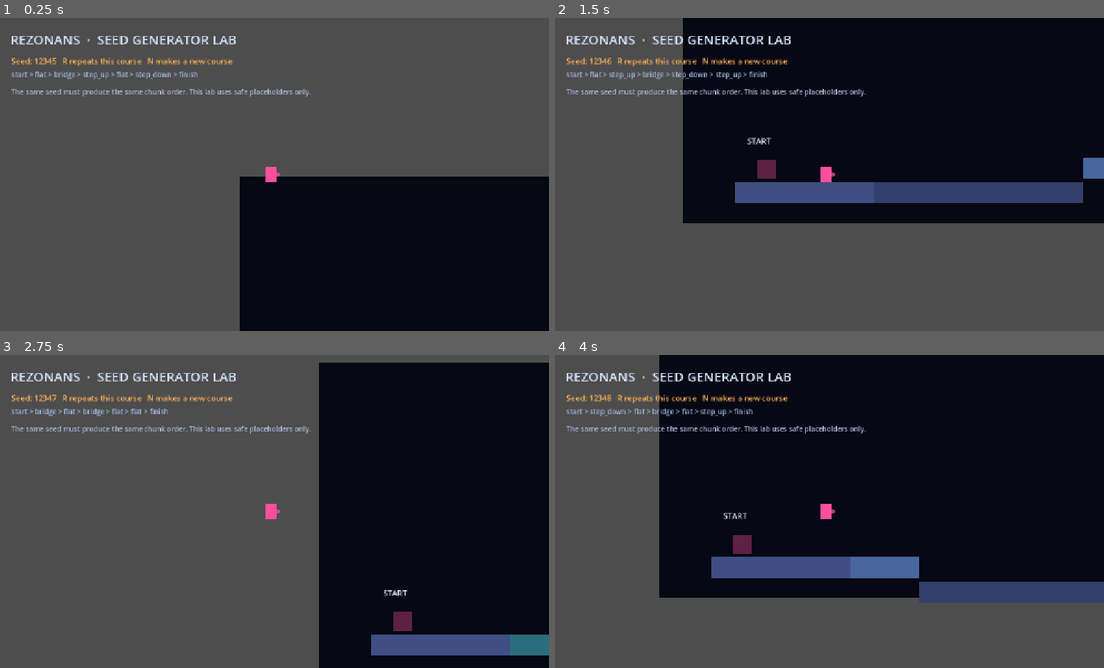
Above: before the commit, frames 1-4 (two rows, left to right).
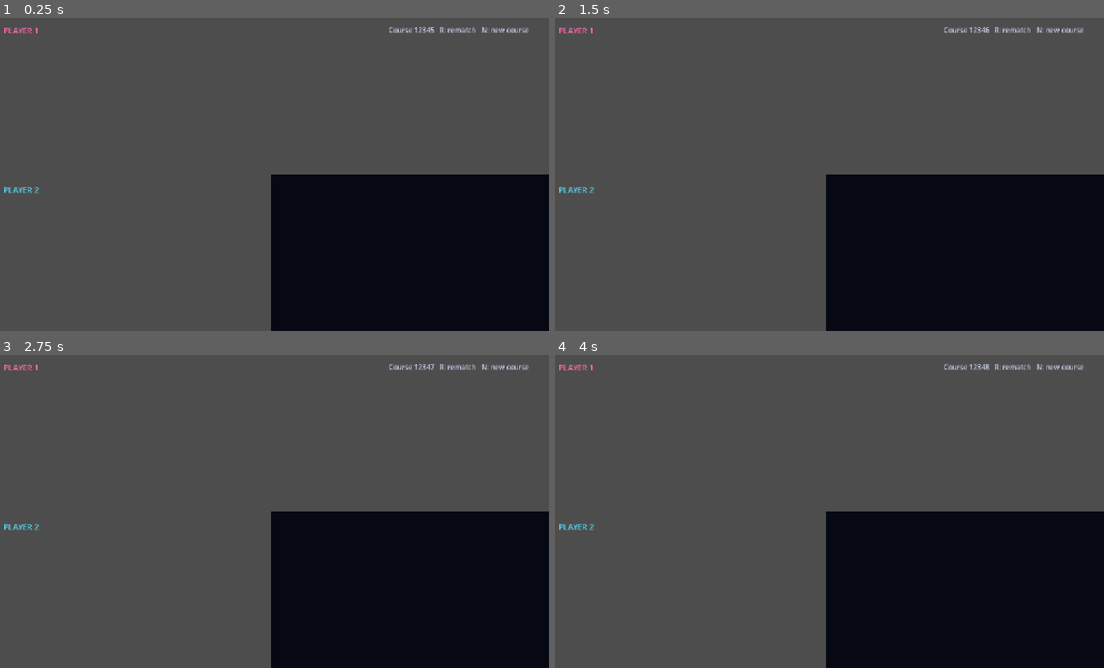
Above: after the commit, the same moments.

Repository: ketr4x/Haven
Game: Godot game, scene res://scenes/game/race.tscn
Same seed, same stepped clock (60 frames per second), same inputs: the game is played once before the commit and once after it. Before the commit the project starts from res://scenes/game/generator_lab.tscn.
Inputs:
- Up to frame 1 (0.25 s): no input
- Up to frame 2 (1.5 s): hold N (new_seed) 0.53-1.28 s; hold D (p1_right) from 0.53 s (still down); tap W (p1_jump) at 0.77, 1.07 s; tap S (p1_shout) at 0.8, 1.35 s
- Up to frame 3 (2.75 s): tap W (p1_jump) at 1.52, 1.55, 1.82, 2.1 s; release D (p1_right) at 2.03 s; hold A (p1_left) from 2.03 s (still down); hold N (new_seed) from 2.03 s (still down)
- Up to frame 4 (4 s): release A (p1_left) at 2.78 s; release N (new_seed) at 2.78 s; hold D (p1_right) from 2.78 s (still down); tap N (new_seed) at 2.85 s; tap W (p1_jump) at 3.02, 3.32, 3.77, 3.8 s; tap S (p1_shout) at 3.05, 3.6 s

The runs differ from the first frame. In frame 1, 5.5% of the frame differs, in the area x 0-100%, y 2-100%; in frame 2, 64%, in the area x 0-100%, y 0-100%; in frame 3, 29%; in frame 4, 64%.

Commit message:
Add local split-screen race shell

Diff:
--- a/project.godot
+++ b/project.godot
@@ -11,7 +11,7 @@
 [application]
 
 config/name="Rezonans"
-run/main_scene="res://scenes/game/generator_lab.tscn"
+run/main_scene="res://scenes/game/race.tscn"
 config/features=PackedStringArray("4.7", "Forward Plus")
 config/icon="res://icon.svg"
 
--- /dev/null
+++ b/scenes/game/finish_area.tscn
@@ -0,0 +1,18 @@
+[gd_scene load_steps=3 format=3]
+
+[ext_resource type="Script" path="res://scripts/game/finish_area.gd" id="1_finish"]
+
+[sub_resource type="RectangleShape2D" id="RectangleShape2D_finish"]
+size = Vector2(84, 160)
+
+[node name="FinishArea" type="Area2D"]
+collision_layer = 4
+collision_mask = 2
+monitoring = true
+script = ExtResource("1_finish")
+
+[node name="CollisionShape2D" type="CollisionShape2D" parent="."]
+position = Vector2(0, -80)
+shape = SubResource("RectangleShape2D_finish")
+
+[connection signal="body_entered" from="." to="." method="_on_body_entered"]
--- /dev/null
+++ b/scenes/game/race.tscn
@@ -0,0 +1,137 @@
+[gd_scene load_steps=11 format=3]
+
+[ext_resource type="Script" path="res://scripts/game/race.gd" id="1_race"]
+[ext_resource type="Script" path="res://scripts/generator/course_generator.gd" id="2_generator"]
+[ext_resource type="PackedScene" path="res://scenes/player/player.tscn" id="3_player"]
+[ext_resource type="PackedScene" path="res://scenes/game/finish_area.tscn" id="4_finish_area"]
+[ext_resource type="PackedScene" path="res://scenes/levels/chunks/chunk_start.tscn" id="5_start"]
+[ext_resource type="PackedScene" path="res://scenes/levels/chunks/chunk_flat.tscn" id="6_flat"]
+[ext_resource type="PackedScene" path="res://scenes/levels/chunks/chunk_step_up.tscn" id="7_step_up"]
+[ext_resource type="PackedScene" path="res://scenes/levels/chunks/chunk_step_down.tscn" id="8_step_down"]
+[ext_resource type="PackedScene" path="res://scenes/levels/chunks/chunk_bridge.tscn" id="9_bridge"]
+[ext_resource type="PackedScene" path="res://scenes/levels/chunks/chunk_finish.tscn" id="10_finish"]
+
+[node name="Race" type="Node2D"]
+script = ExtResource("1_race")
+
+[node name="SharedSimulation" type="Node2D" parent="."]
+
+[node name="Background" type="Polygon2D" parent="SharedSimulation"]
+z_index = -10
+position = Vector2(1280, 360)
+polygon = PackedVector2Array(-1280, -360, 1280, -360, 1280, 360, -1280, 360)
+color = Color(0.025, 0.035, 0.075, 1)
+
+[node name="CourseGenerator" type="Node2D" parent="SharedSimulation"]
+position = Vector2(120, 650)
+script = ExtResource("2_generator")
+start_chunk = ExtResource("5_start")
+traversal_chunks = Array[PackedScene]([ExtResource("6_flat"), ExtResource("7_step_up"), ExtResource("8_step_down"), ExtResource("9_bridge")])
+finish_chunk = ExtResource("10_finish")
+traversal_count = 5
+seed_value = 12345
+
+[node name="GeneratedChunks" type="Node2D" parent="SharedSimulation/CourseGenerator"]
+
+[node name="PlayerOne" parent="SharedSimulation" instance=ExtResource("3_player")]
+modulate = Color(1, 0.32, 0.62, 1)
+left_action = &"p1_left"
+right_action = &"p1_right"
+jump_action = &"p1_jump"
+shout_action = &"p1_shout"
+camera_enabled = true
+
+[node name="PlayerTwo" parent="SharedSimulation" instance=ExtResource("3_player")]
+modulate = Color(0.25, 0.85, 1, 1)
+left_action = &"p2_left"
+right_action = &"p2_right"
+jump_action = &"p2_jump"
+shout_action = &"p2_shout"
+camera_enabled = true
+
+[node name="FinishArea" parent="SharedSimulation" instance=ExtResource("4_finish_area")]
+
+[node name="SplitScreen" type="Control" parent="."]
+layout_mode = 3
+anchors_preset = 15
+anchor_right = 1.0
+anchor_bottom = 1.0
+grow_horizontal = 2
+grow_vertical = 2
+mouse_filter = 2
+
+[node name="Viewports" type="VBoxContainer" parent="SplitScreen"]
+layout_mode = 1
+anchors_preset = 15
+anchor_right = 1.0
+anchor_bottom = 1.0
+grow_horizontal = 2
+grow_vertical = 2
+
+[node name="TopContainer" type="SubViewportContainer" parent="SplitScreen/Viewports"]
+custom_minimum_size = Vector2(0, 0)
+layout_mode = 2
+size_flags_vertical = 3
+stretch = true
+
+[node name="TopViewport" type="SubViewport" parent="SplitScreen/Viewports/TopContainer"]
+handle_input_locally = false
+size = Vector2i(1280, 358)
+transparent_bg = false
+render_target_update_mode = 4
+
+[node name="Divider" type="ColorRect" parent="SplitScreen/Viewports"]
+custom_minimum_size = Vector2(0, 4)
+layout_mode = 2
+color = Color(0.96, 0.96, 1, 0.8)
+mouse_filter = 2
+
+[node name="BottomContainer" type="SubViewportContainer" parent="SplitScreen/Viewports"]
+custom_minimum_size = Vector2(0, 0)
+layout_mode = 2
+size_flags_vertical = 3
+stretch = true
+
+[node name="BottomViewport" type="SubViewport" parent="SplitScreen/Viewports/BottomContainer"]
+handle_input_locally = false
+size = Vector2i(1280, 358)
+transparent_bg = false
+render_target_update_mode = 4
+
+[node name="GlobalUi" type="CanvasLayer" parent="."]
+
+[node name="PlayerOneLabel" type="Label" parent="GlobalUi"]
+offset_left = 24.0
+offset_top = 16.0
+offset_right = 260.0
+offset_bottom = 48.0
+theme_override_colors/font_color = Color(1, 0.42, 0.68, 1)
+theme_override_font_sizes/font_size = 18
+text = "PLAYER 1"
+
+[node name="PlayerTwoLabel" type="Label" parent="GlobalUi"]
+offset_left = 24.0
+offset_top = 382.0
+offset_right = 260.0
+offset_bottom = 414.0
+theme_override_colors/font_color = Color(0.35, 0.87, 1, 1)
+theme_override_font_sizes/font_size = 18
+text = "PLAYER 2"
+
+[node name="Seed" type="Label" parent="GlobalUi"]
+offset_left = 700.0
+offset_top = 16.0
+offset_right = 1234.0
+offset_bottom = 48.0
+theme_override_colors/font_color = Color(0.8, 0.83, 0.94, 1)
+theme_override_font_sizes/font_size = 16
+horizontal_alignment = 2
+
+[node name="Winner" type="Label" parent="GlobalUi"]
+offset_left = 230.0
+offset_top = 328.0
+offset_right = 1050.0
+offset_bottom = 370.0
+theme_override_colors/font_color = Color(1, 0.78, 0.3, 1)
+theme_override_font_sizes/font_size = 24
+horizontal_alignment = 1
--- /dev/null
+++ b/scripts/game/finish_area.gd
@@ -0,0 +1,8 @@
+class_name FinishArea
+extends Area2D
+
+signal player_finished(player: RezonansPlayer)
+
+func _on_body_entered(body: Node2D) -> void:
+	if body is RezonansPlayer:
+		player_finished.emit(body)
--- /dev/null
+++ b/scripts/game/race.gd
@@ -0,0 +1,63 @@
+extends Node2D
+
+@onready var _course_generator: CourseGenerator = $SharedSimulation/CourseGenerator
+@onready var _player_one: RezonansPlayer = $SharedSimulation/PlayerOne
+@onready var _player_two: RezonansPlayer = $SharedSimulation/PlayerTwo
+@onready var _finish_area: FinishArea = $SharedSimulation/FinishArea
+@onready var _top_viewport: SubViewport = $SplitScreen/Viewports/TopContainer/TopViewport
+@onready var _bottom_viewport: SubViewport = $SplitScreen/Viewports/BottomContainer/BottomViewport
+@onready var _seed_label: Label = $GlobalUi/Seed
+@onready var _winner_label: Label = $GlobalUi/Winner
+
+var _race_finished: bool = false
+
+func _ready() -> void:
+	var shared_world := get_viewport().world_2d
+	_top_viewport.world_2d = shared_world
+	_bottom_viewport.world_2d = shared_world
+	_assign_cameras()
+
+	_course_generator.course_generated.connect(_on_course_generated)
+	_finish_area.player_finished.connect(_on_player_finished)
+	_course_generator.generate_course()
+
+
+func _unhandled_input(event: InputEvent) -> void:
+	if event.is_action_pressed(&"restart"):
+		_course_generator.generate_course()
+		get_viewport().set_input_as_handled()
+	elif event.is_action_pressed(&"new_seed"):
+		_course_generator.generate_course(_course_generator.seed_value + 1)
+		get_viewport().set_input_as_handled()
+
+
+func _assign_cameras() -> void:
+	var player_one_camera := _player_one.get_node("Camera2D") as Camera2D
+	var player_two_camera := _player_two.get_node("Camera2D") as Camera2D
+	player_one_camera.custom_viewport = _top_viewport
+	player_two_camera.custom_viewport = _bottom_viewport
+	player_one_camera.make_current()
+	player_two_camera.make_current()
+
+
+func _on_course_generated(seed: int, _signature: String) -> void:
+	var spawn_position := _course_generator.global_position + _course_generator.player_spawn
+	_player_one.global_position = spawn_position + Vector2(-18, 0)
+	_player_two.global_position = spawn_position + Vector2(18, 0)
+	_player_one.velocity = Vector2.ZERO
+	_player_two.velocity = Vector2.ZERO
+	_finish_area.global_position = _course_generator.global_position + _course_generator.finish_position
+	_finish_area.monitoring = true
+	_race_finished = false
+	_seed_label.text = "Course %d   R: rematch   N: new course" % seed
+	_winner_label.text = ""
+
+
+func _on_player_finished(player: RezonansPlayer) -> void:
+	if _race_finished:
+		return
+
+	_race_finished = true
+	_finish_area.set_deferred("monitoring", false)
+	var winner_name := "PLAYER 1" if player == _player_one else "PLAYER 2"
+	_winner_label.text = "%s WINS!  R: REMATCH  ·  N: NEW COURSE" % winner_name
--- a/scripts/generator/course_generator.gd
+++ b/scripts/generator/course_generator.gd
@@ -13,6 +13,7 @@
 
 var course_signature: String = ""
 var player_spawn: Vector2 = Vector2.ZERO
+var finish_position: Vector2 = Vector2.ZERO
 
 func generate_course(seed: int = seed_value) -> void:
 	seed_value = seed
@@ -35,6 +36,7 @@
 		sequence.append(String(chunk.chunk_id))
 
 	var finish := _place_chunk(finish_chunk, next_entry)
+	finish_position = finish.position + Vector2(220, 0)
 	sequence.append(String(finish.chunk_id))
 	course_signature = " > ".join(sequence)
 	course_generated.emit(seed_value, course_signature)
--- /dev/null
+++ b/tests/race_shell_check.gd
@@ -0,0 +1,26 @@
+extends SceneTree
+
+const RACE_SCENE := preload("res://scenes/game/race.tscn")
+
+func _initialize() -> void:
+	var race := RACE_SCENE.instantiate()
+	root.add_child(race)
+	await physics_frame
+
+	var player_one := race.get_node("SharedSimulation/PlayerOne") as RezonansPlayer
+	var player_two := race.get_node("SharedSimulation/PlayerTwo") as RezonansPlayer
+	var finish_area := race.get_node("SharedSimulation/FinishArea") as FinishArea
+	var top_viewport := race.get_node("SplitScreen/Viewports/TopContainer/TopViewport") as SubViewport
+	var bottom_viewport := race.get_node("SplitScreen/Viewports/BottomContainer/BottomViewport") as SubViewport
+
+	assert(top_viewport.world_2d == root.get_viewport().world_2d)
+	assert(bottom_viewport.world_2d == root.get_viewport().world_2d)
+	assert(player_one.collision_layer == player_two.collision_layer)
+	assert((player_one.collision_mask & player_two.collision_layer) == 0)
+
+	finish_area._on_body_entered(player_one)
+
+	var winner_label := race.get_node("GlobalUi/Winner") as Label
+	assert(winner_label.text.begins_with("PLAYER 1 WINS!"))
+	print("Race shell check passed.")
+	quit()
Not shown, added: scripts/game/finish_area.gd.uid
Not shown, added: scripts/game/race.gd.uid
Not shown, added: tests/race_shell_check.gd.uid
